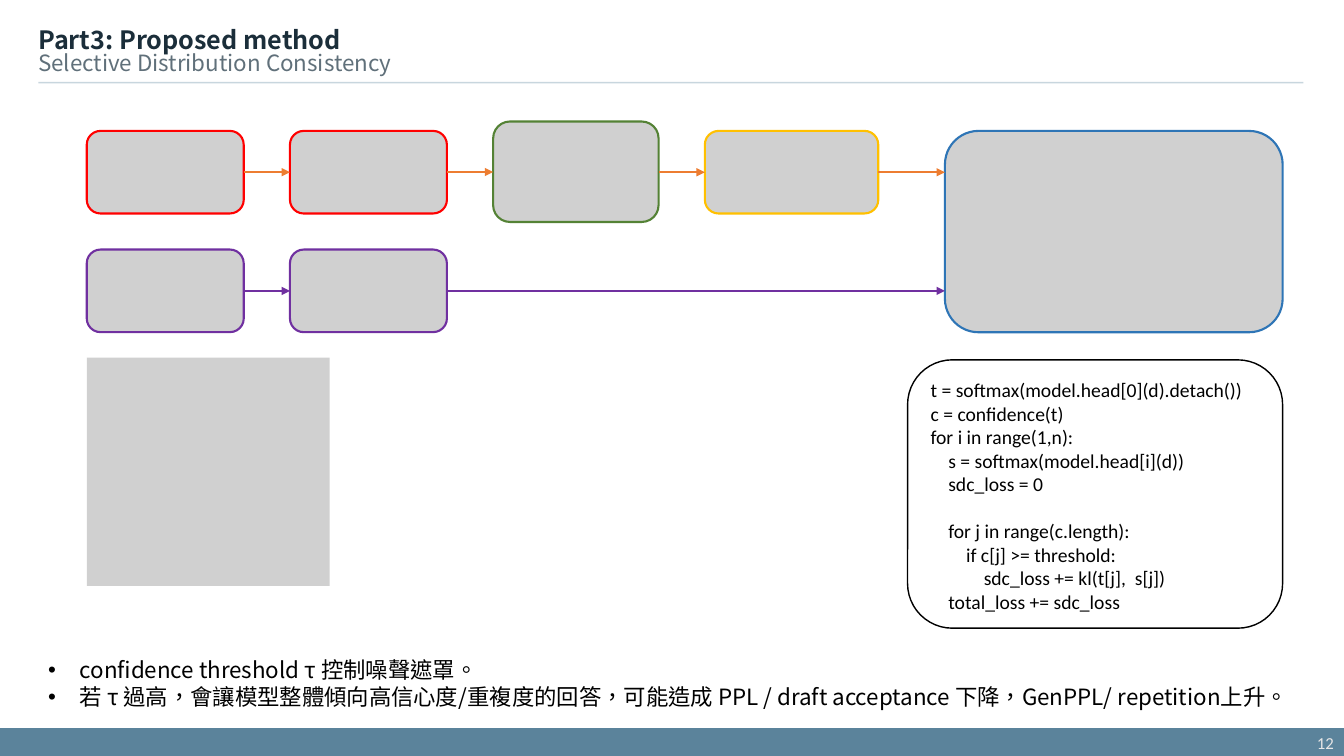
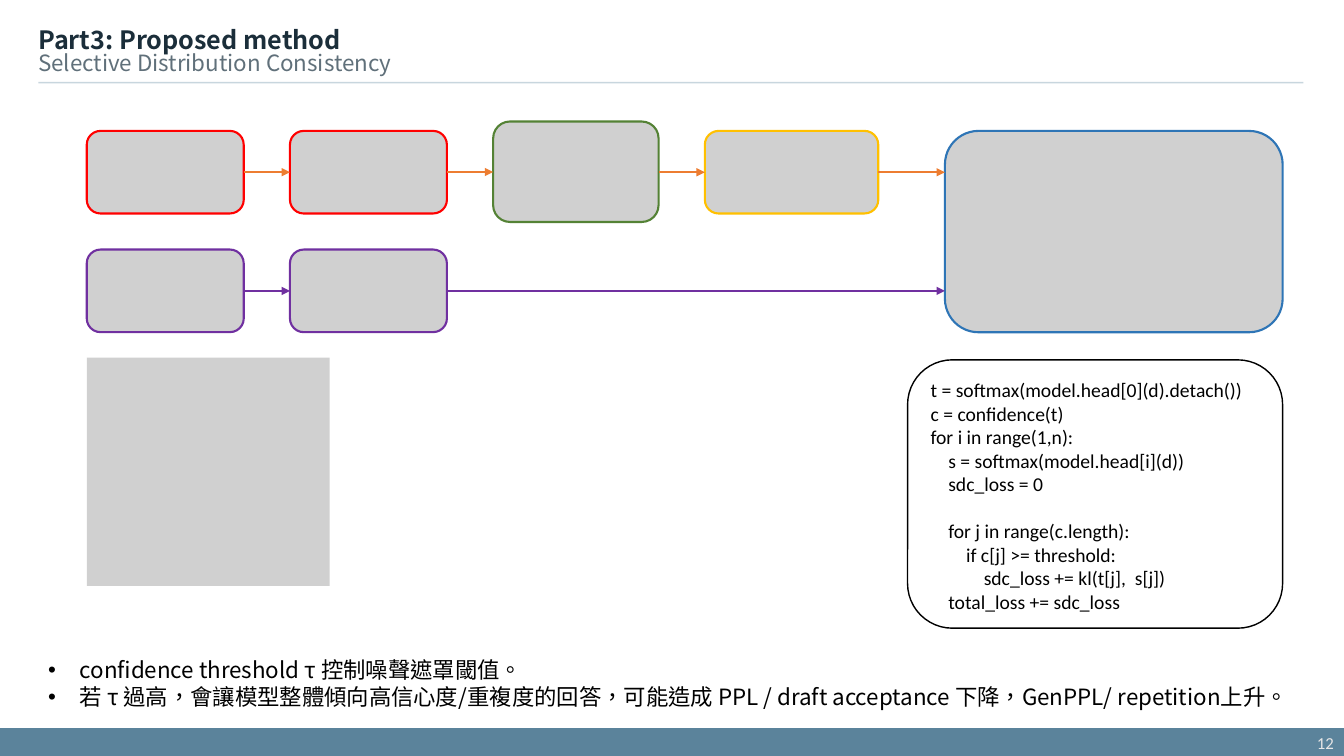
Before and after one commit to xdfg12456/llama-mtp, a slide deck: slide 12 of doc/mtp_with_consistency_method_v2.pptx. Drawn at 1344x756 pixels with LibreOffice and Linux fonts; fonts in the diff are those of the drawing; grey boxes stand for pictures. Boxes give left, top, right and bottom in pixels: in the first picture for what was removed or moved away, otherwise in the second. Text is boxed around its words. In the diff, an @@ line names an element or a change of style, - is before the commit and + after.

```diff
--- a/doc/mtp_with_consistency_method_v2.pptx
+++ b/doc/mtp_with_consistency_method_v2.pptx
@@ text at box(80, 659, 522, 680): text changed @@
-• confidence threshold τ 控制噪聲遮罩。
+• confidence threshold τ 控制噪聲遮罩閾值。
```
Also in this commit, not shown: 13 other slides changed.
